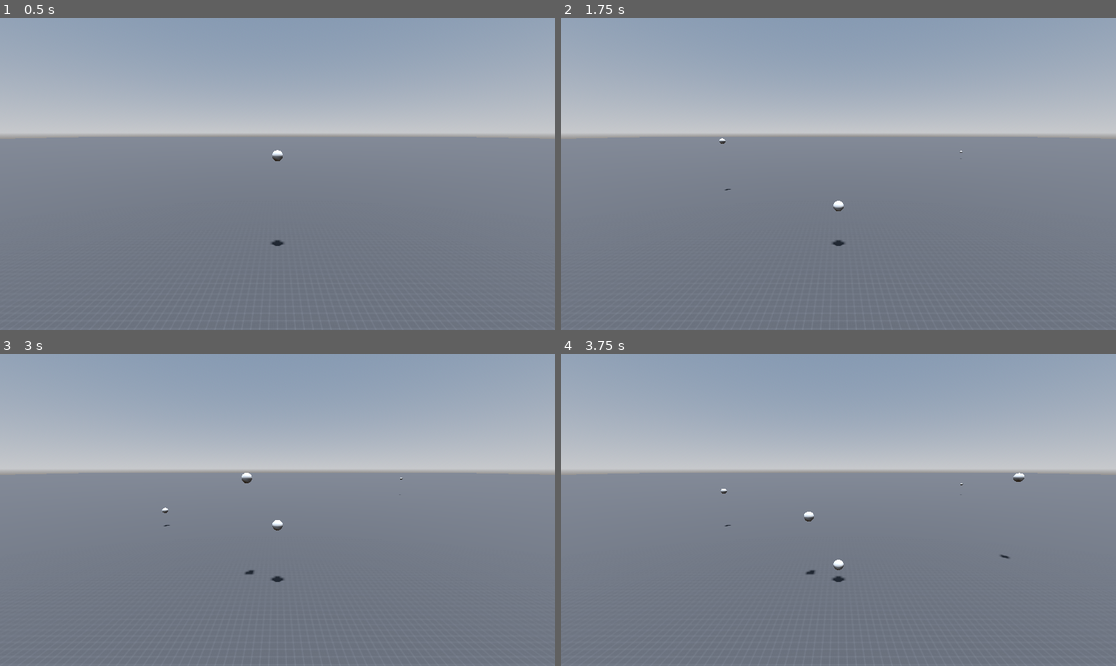
Above: before the commit, frames 1-4 (two rows, left to right).
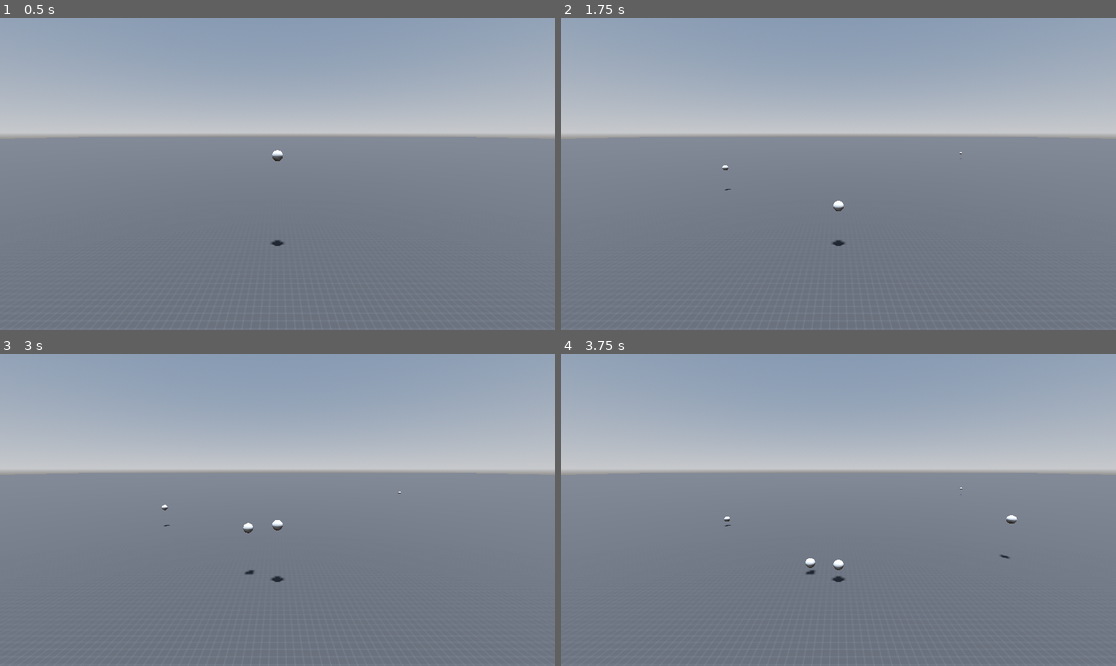
Above: after the commit, the same moments.

Repository: Shuflduf/Ball-Physics
Game: Godot game, scene res://main.tscn
The game is run twice, just before and just after one commit, with the same random seed, the same clock (stepped at 60 frames per second) and the same inputs.
Inputs (mouse positions are in pixels of both pictures, inside the frame that each line leads up to):
- Up to frame 1 (0.5 s): no input
- Up to frame 2 (1.75 s): tap Enter at 0.5 s; move the mouse to (960, 158) at 0.52 s; press the mouse at (960, 158) at 0.53 s; tap Space at 1.25 s; move the mouse to (727, 189) at 1.27 s; release the mouse at (727, 189) at 1.28 s; click (727, 189) at 1.35 s
- Up to frame 3 (3 s): move the mouse to (333, 441) at 2.02 s; press the mouse at (333, 441) at 2.03 s; move the mouse to (249, 572) at 2.77 s; release the mouse at (249, 572) at 2.78 s; click (249, 572) at 2.85 s
- Up to frame 4 (3.75 s): move the mouse to (1005, 556) at 3.52 s; press the mouse at (1005, 556) at 3.53 s

Frame 1 is identical in both runs. In frame 2, less than 0.1% of the frame differs, in the area x 28-73%, y 38-49%; in frame 3, 0.1%; in frame 4, 0.2%, in the area x 28-84%, y 38-69%.

Commit message:
reactions with other balls

Diff:
--- a/Main.gd
+++ b/Main.gd
@@ -17,18 +17,20 @@
 
 # Called every frame. 'delta' is the elapsed time since the previous frame.
 func _process(delta: float) -> void:
-	for ball: Ball in balls.get_children():
+	var all_balls = balls.get_children()
+
+	for ball: Ball in all_balls:
 		ball.force += ball.mass * Vector3(0, GRAVITY, 0)
 		ball.velocity += ball.force / ball.mass * delta
 
 		if ball.position.y - ball.radius + (ball.velocity.y * delta) < plane_depth:
 			ball.velocity.y *= -damping
 
-		for other_ball: Ball in balls.get_children():
+		for other_ball: Ball in all_balls:
 			if other_ball == ball:
 				continue
-			if (ball.position - other_ball.position).length() < 1:
-				print("ah")
+			if (ball.position - other_ball.position).length() < ball.radius + other_ball.radius:
+				report_collision(ball, other_ball)
 
 		ball.position += ball.velocity * delta
 
@@ -40,10 +42,18 @@
 	balls.add_child(new_ball)
 
 
-func _on_area_3d_input_event(_c, event: InputEvent, input_position: Vector3, _n, _s) -> void:
+func _on_area_3d_input_event(_c, event, input_position, _n, _s) -> void:
 	if event.is_action_pressed("left_click"):
-		create_ball(input_position + Vector3(0, -plane_depth, 0))
+		create_ball(input_position + Vector3(0, 5, 0))
 
 
-func report_collision(first_ball, second_ball):
-	pass
+func report_collision(first_ball: Ball, second_ball: Ball):
+	var impulse = (first_ball.position + first_ball.velocity)\
+		 - (second_ball.position + second_ball.velocity)
+
+	impulse = impulse.normalized()
+
+	print(impulse)
+
+	first_ball.velocity += impulse
+	second_ball.velocity -= impulse
